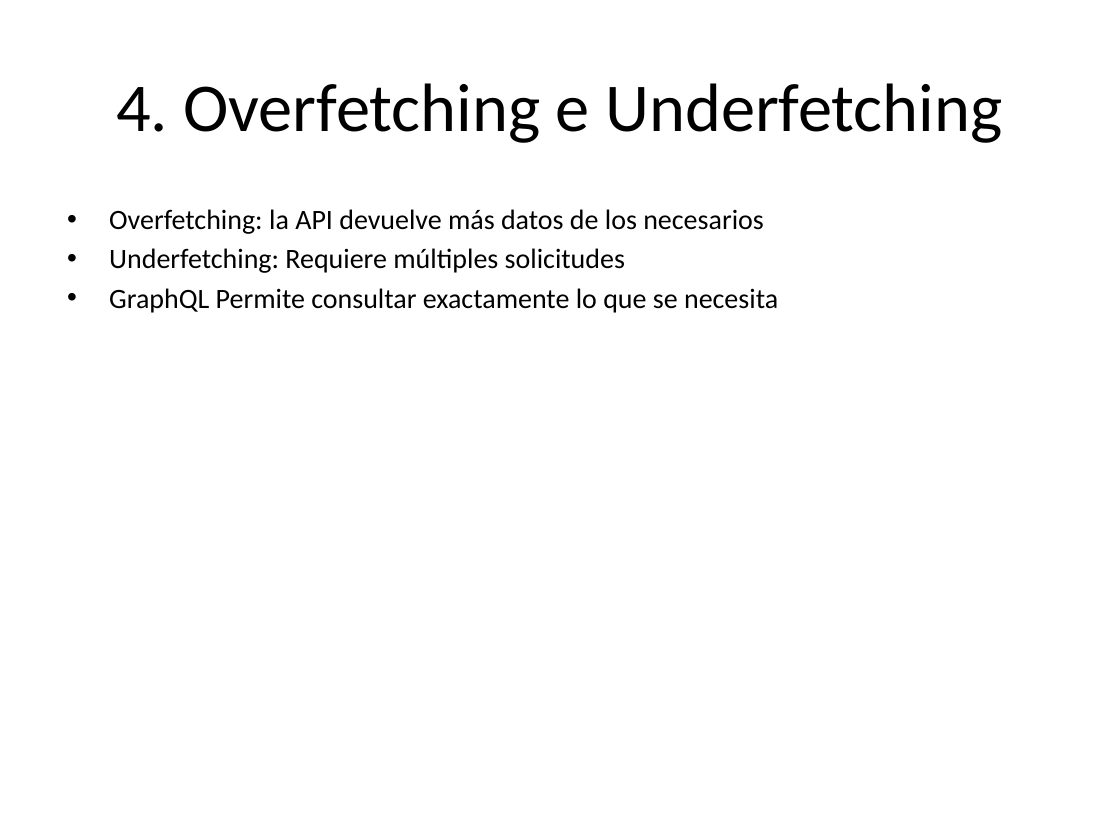
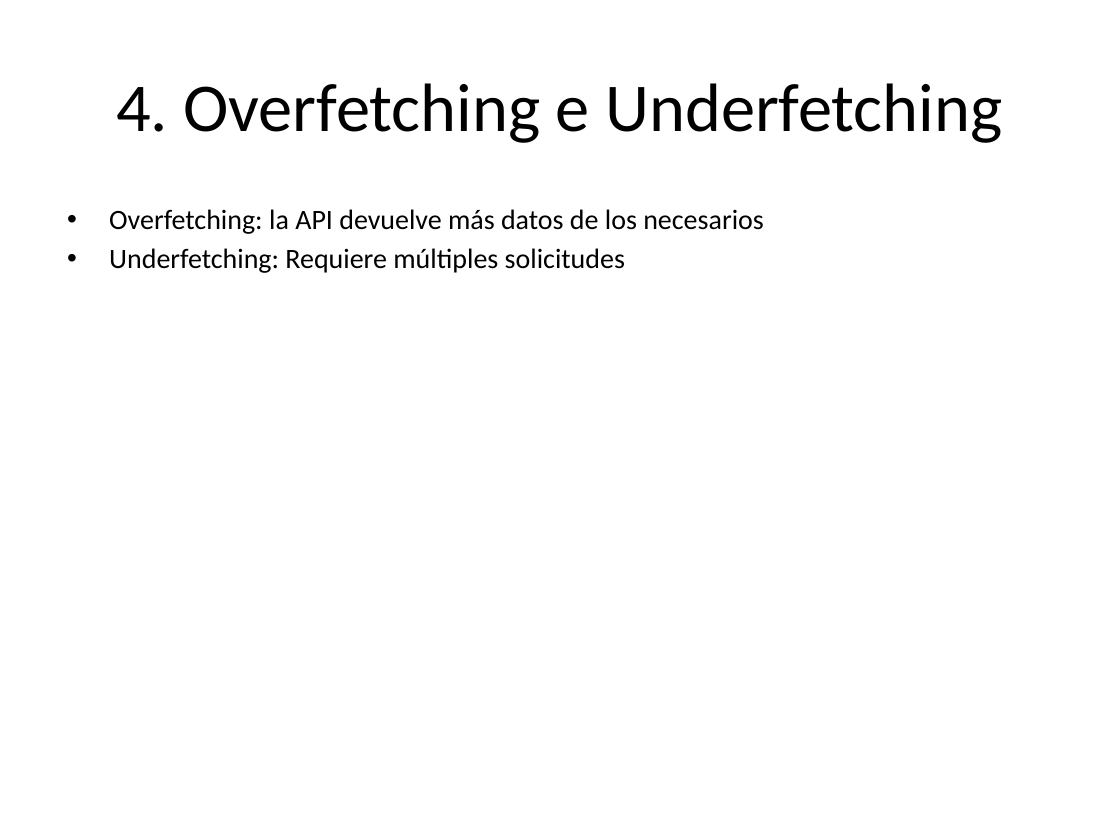
Before and after one commit to pedrobvferreira/graphql, a slide deck: slide 6 of presentation_es.pptx. Drawn at 1120x840 pixels with LibreOffice and Linux fonts; fonts in the diff are those of the drawing. Boxes give left, top, right and bottom in pixels: in the first picture for what was removed or moved away, otherwise in the second. Text is boxed around its words. In the diff, an @@ line names an element or a change of style, - is before the commit and + after.

```diff
--- a/presentation_es.pptx
+++ b/presentation_es.pptx
@@ text at [109,288,778,313]: paragraph removed @@
-• GraphQL Permite consultar exactamente lo que se necesita
```
Also in this commit, not shown: 6 other slides changed, 2 slides added, 1 other file.
